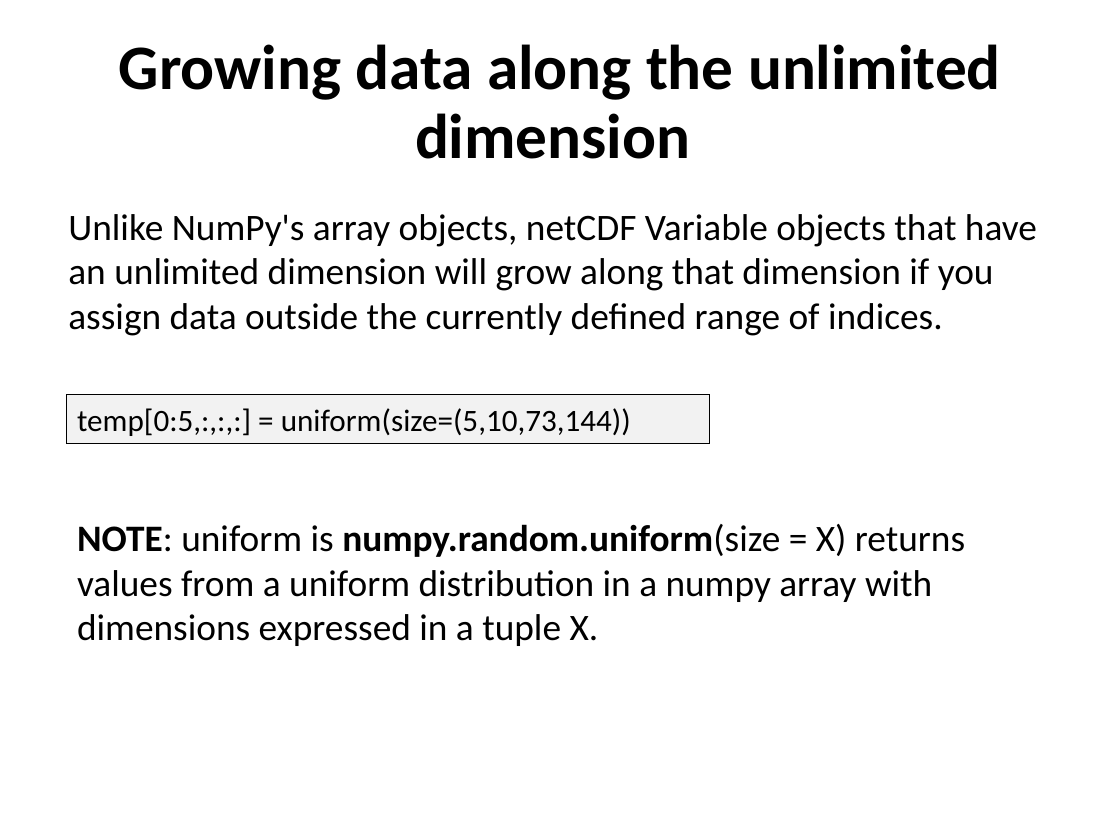
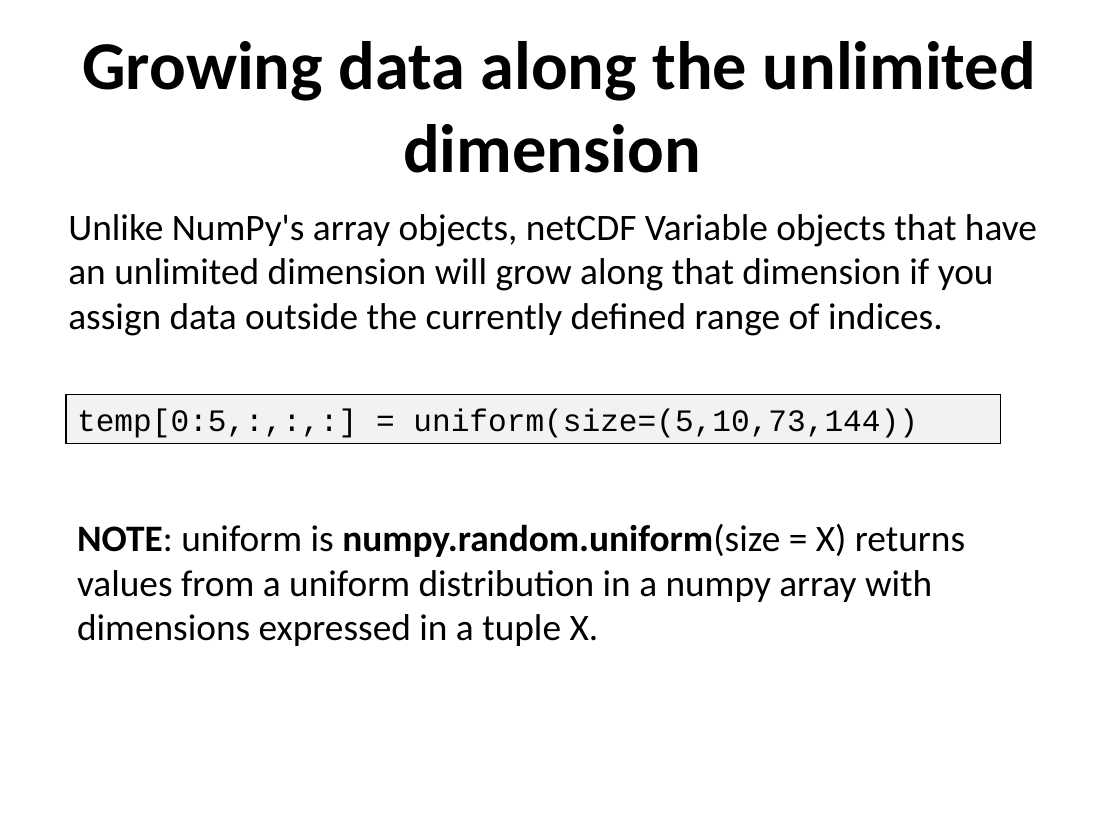
Before and after one commit to ncasuk/ncas-isc, a slide deck: slide 14 of python/presentations/read_write_data/11_create_netcdf_python.ppt. Drawn at 1120x840 pixels with LibreOffice and Linux fonts; fonts in the diff are those of the drawing; background and template pictures are left out. Boxes give left, top, right and bottom in pixels: in the first picture for what was removed or moved away, otherwise in the second. Text is boxed around its words. In the diff, an @@ line names an element or a change of style, - is before the commit and + after.

Commit message:
Finished read_write_data11

```diff
--- a/python/presentations/read_write_data/11_create_netcdf_python.ppt
+++ b/python/presentations/read_write_data/11_create_netcdf_python.ppt
@@ text "Growing data along the unlimited ..." at <box>82,41,1036,173</box>: size 40.7 to 44 pt; line spacing 0.9 to 1 @@
@@ rectangle "temp[0:5,:,:,:] = uniform(size=(5,10,73,144))": place and size @@
-rectangle "temp[0:5,:,:,:] = uniform(size=(5,10,73,144))" at <box>66,395,710,445</box>
+rectangle "temp[0:5,:,:,:] = uniform(size=(5,10,73,144))" at <box>66,395,1001,445</box>
@@ rectangle "temp[0:5,:,:,:] = uniform(size=(5,10,73,144))" at <box>66,395,1001,445</box>: font Calibri to Courier New @@
```
Also in this commit, not shown: 16 other slides changed.
